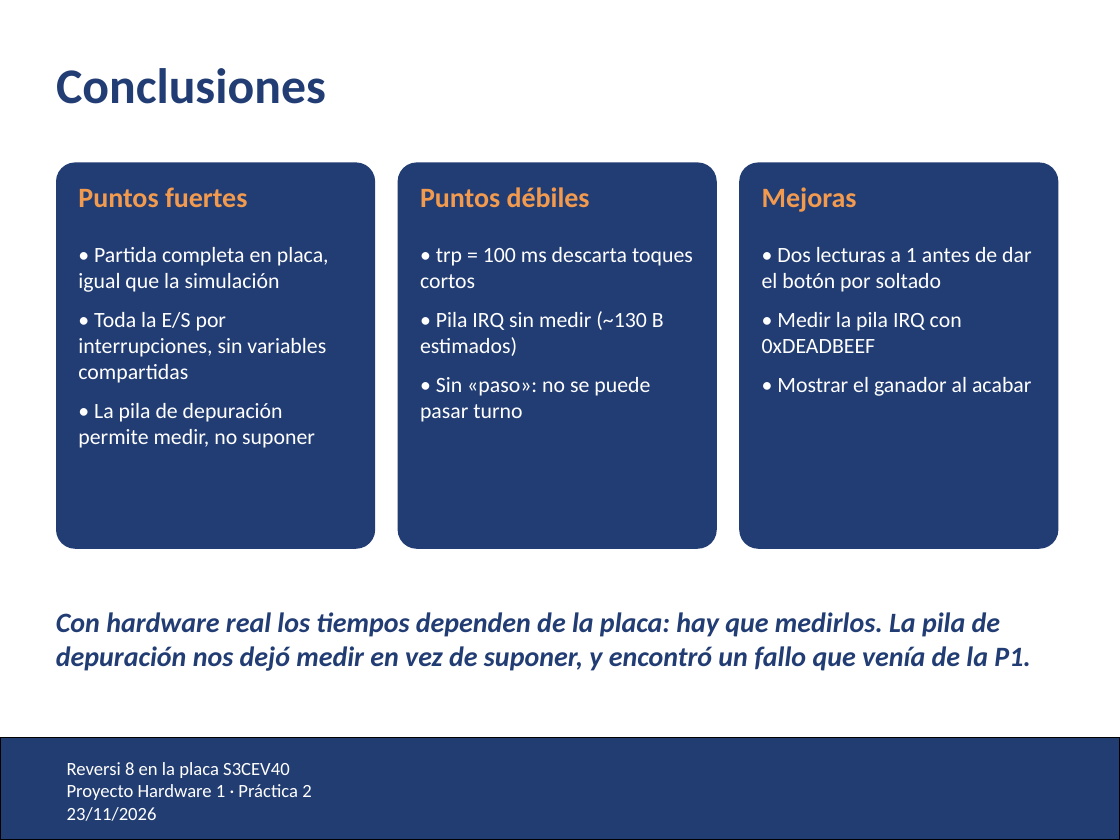
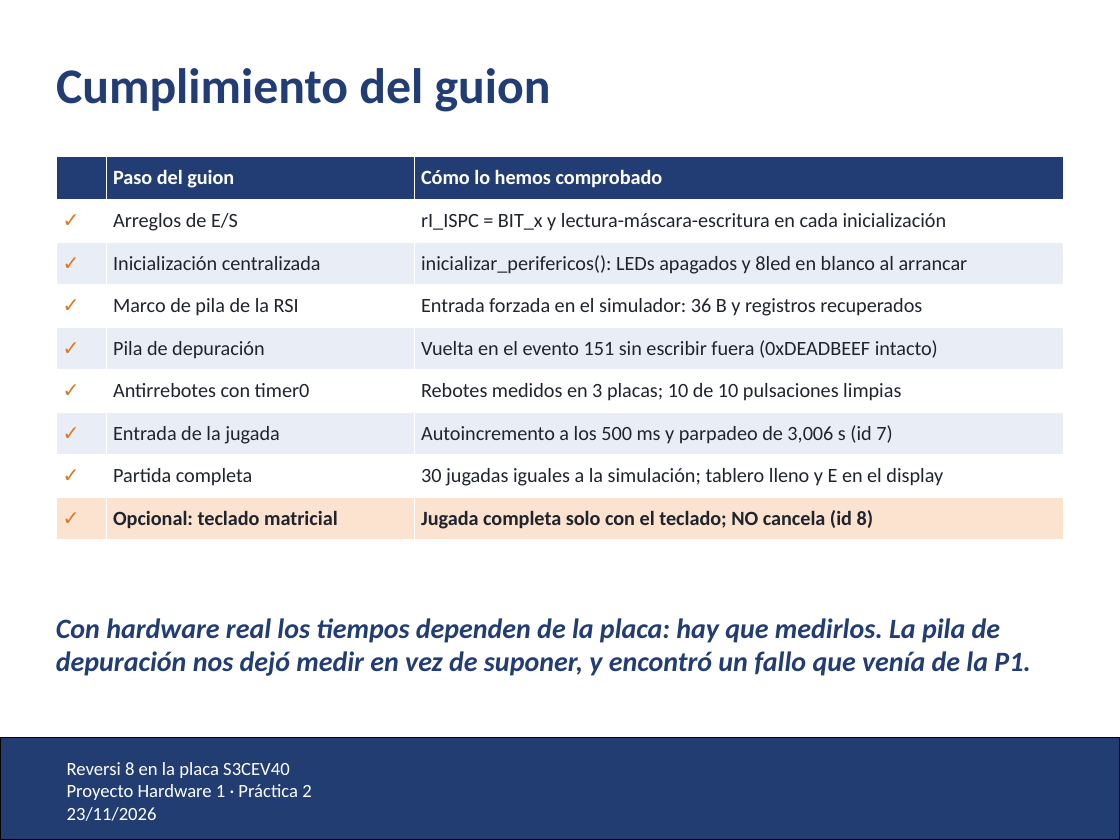
Before and after one commit to sergiobenedi/P2_PH_873042_960280, a slide deck: slide 16 of presentacion/Presentacion_P2_unizar.pptx. Drawn at 1120x840 pixels with LibreOffice and Linux fonts; fonts in the diff are those of the drawing; background and template pictures are left out. Boxes give left, top, right and bottom in pixels: in the first picture for what was removed or moved away, otherwise in the second. Text is boxed around its words. In the diff, an @@ line names an element or a change of style, - is before the commit and + after.

```diff
--- a/presentacion/Presentacion_P2_unizar.pptx
+++ b/presentacion/Presentacion_P2_unizar.pptx
@@ title at bbox=[56, 68, 551, 112]: text changed @@
-Conclusiones
+Cumplimiento del guion
@@ rounded rectangle removed at bbox=[56, 162, 375, 549] @@
@@ table added at bbox=[56, 157, 1064, 533], 9 rows, 3 columns @@
+ | Paso del guion | Cómo lo hemos comprobado
+✓ | Arreglos de E/S | rI_ISPC = BIT_x y lectura-máscara-escritura en cada inicialización
+✓ | Inicialización centralizada | inicializar_perifericos(): LEDs apagados y 8led en blanco al arrancar
+✓ | Marco de pila de la RSI | Entrada forzada en el simulador: 36 B y registros recuperados
+✓ | Pila de depuración | Vuelta en el evento 151 sin escribir fuera (0xDEADBEEF intacto)
+✓ | Antirrebotes con timer0 | Rebotes medidos en 3 placas; 10 de 10 pulsaciones limpias
+✓ | Entrada de la jugada | Autoincremento a los 500 ms y parpadeo de 3,006 s (id 7)
+✓ | Partida completa | 30 jugadas iguales a la simulación; tablero lleno y E en el display
+✓ | Opcional: teclado matricial | Jugada completa solo con el teclado; NO cancela (id 8)
@@ rounded rectangle removed at bbox=[398, 162, 717, 549] @@
@@ rounded rectangle removed at bbox=[739, 162, 1058, 549] @@
@@ text removed at bbox=[78, 187, 247, 207] @@
-Puntos fuertes
@@ text removed at bbox=[420, 187, 590, 207] @@
-Puntos débiles
@@ text removed at bbox=[762, 187, 857, 212] @@
-Mejoras
@@ text removed at bbox=[78, 247, 329, 448] @@
-• Partida completa en placa, igual que la simulación
-• Toda la E/S por interrupciones, sin variables compartidas
-• La pila de depuración permite medir, no suponer
@@ text removed at bbox=[420, 247, 693, 422] @@
-• trp = 100 ms descarta toques cortos
-• Pila IRQ sin medir (~130 B estimados)
-• Sin «paso»: no se puede pasar turno
@@ text removed at bbox=[762, 247, 1031, 396] @@
-• Dos lecturas a 1 antes de dar el botón por soltado
-• Medir la pila IRQ con 0xDEADBEEF
-• Mostrar el ganador al acabar
@@ text "Con hardware real los tiempos ...": place and size @@
-text "Con hardware real los tiempos ..." at bbox=[56, 612, 1031, 671]
+text "Con hardware real los tiempos ..." at bbox=[56, 618, 1031, 676]
```
Also in this commit, not shown: 2 other files.
